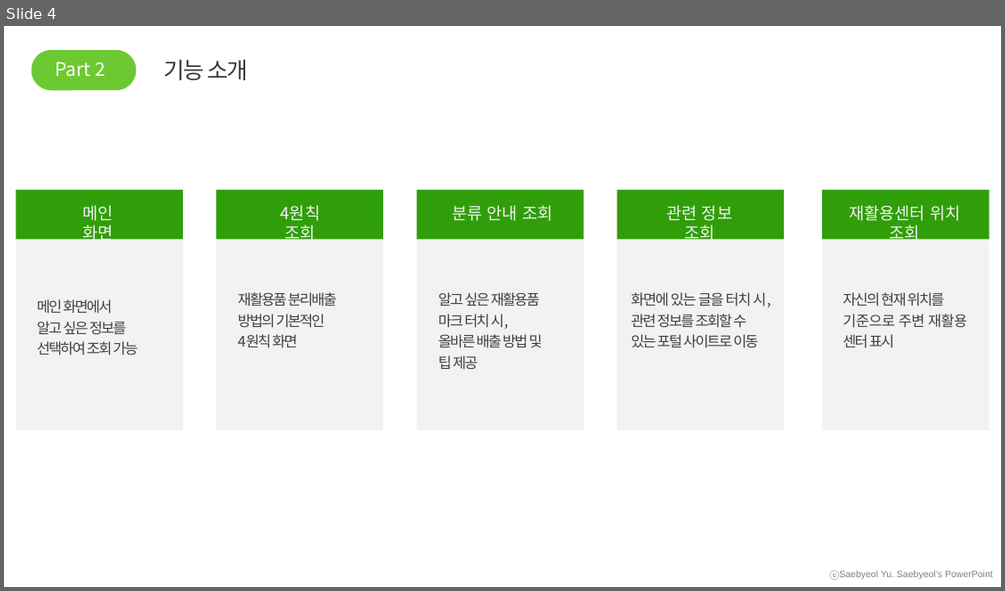
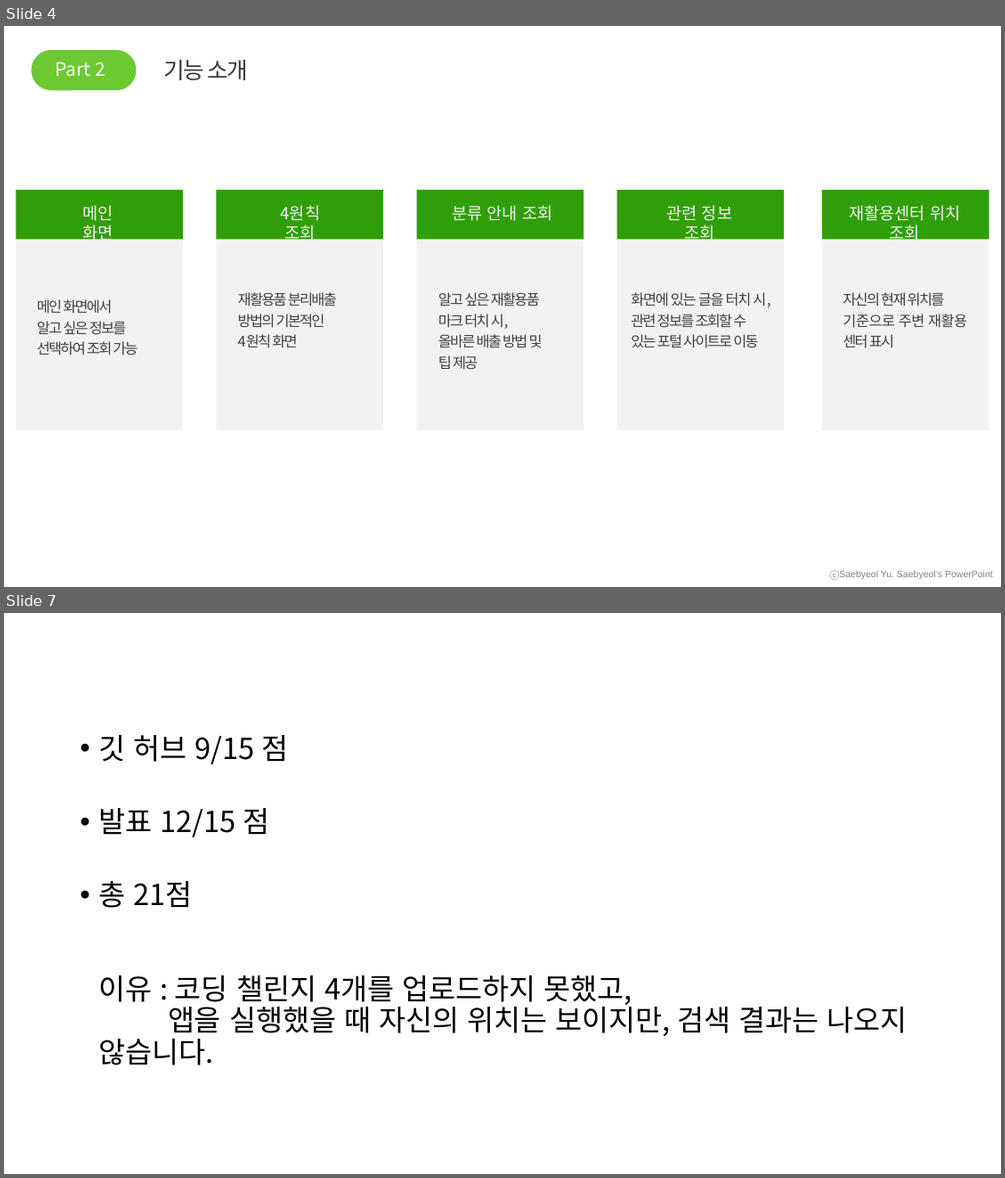
Before and after one commit to kimsungbo1593/mobileApp, a slide deck: mobileAppProject/RecyclingApp/202160040김성보 모바일앱개발.pptx. Shown one above the other, each under a label of ours: slide 4 before the commit, slides 4 and 7 after it; the slides between them are not shown. The pictures are 1005x591 and 1005x1178 pixels, drawn with LibreOffice and Linux fonts; fonts in the diff are those of the drawing. Boxes give left, top, right and bottom in pixels: in the first picture for what was removed or moved away, otherwise in the second. Text is boxed around its words. In the diff, an @@ line names an element or a change of style, - is before the commit and + after.

```diff
--- a/mobileAppProject/RecyclingApp/202160040김성보 모바일앱개발.pptx
+++ b/mobileAppProject/RecyclingApp/202160040김성보 모바일앱개발.pptx
@@ slide 7 added at bbox=[4, 613, 1001, 1174], background #FFFFFF @@
@@ text added at bbox=[98, 735, 906, 1065], 28 pt, text #000000 @@
+• 깃 허브 9/15 점
+• 발표 12/15 점
+• 총 21점
+  이유 : 코딩 챌린지 4개를 업로드하지 못했고,
+  앱을 실행했을 때 자신의 위치는 보이지만, 검색 결과는 나오지 않습니다.
```
Also in this commit, not shown: 3 slides changed, 1 slide removed, 1 other file.
